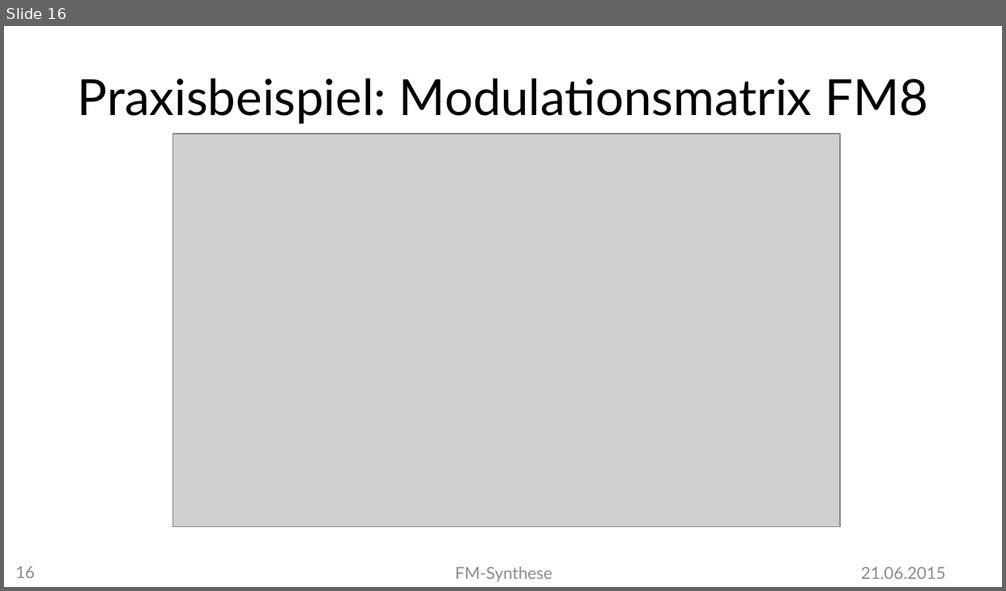
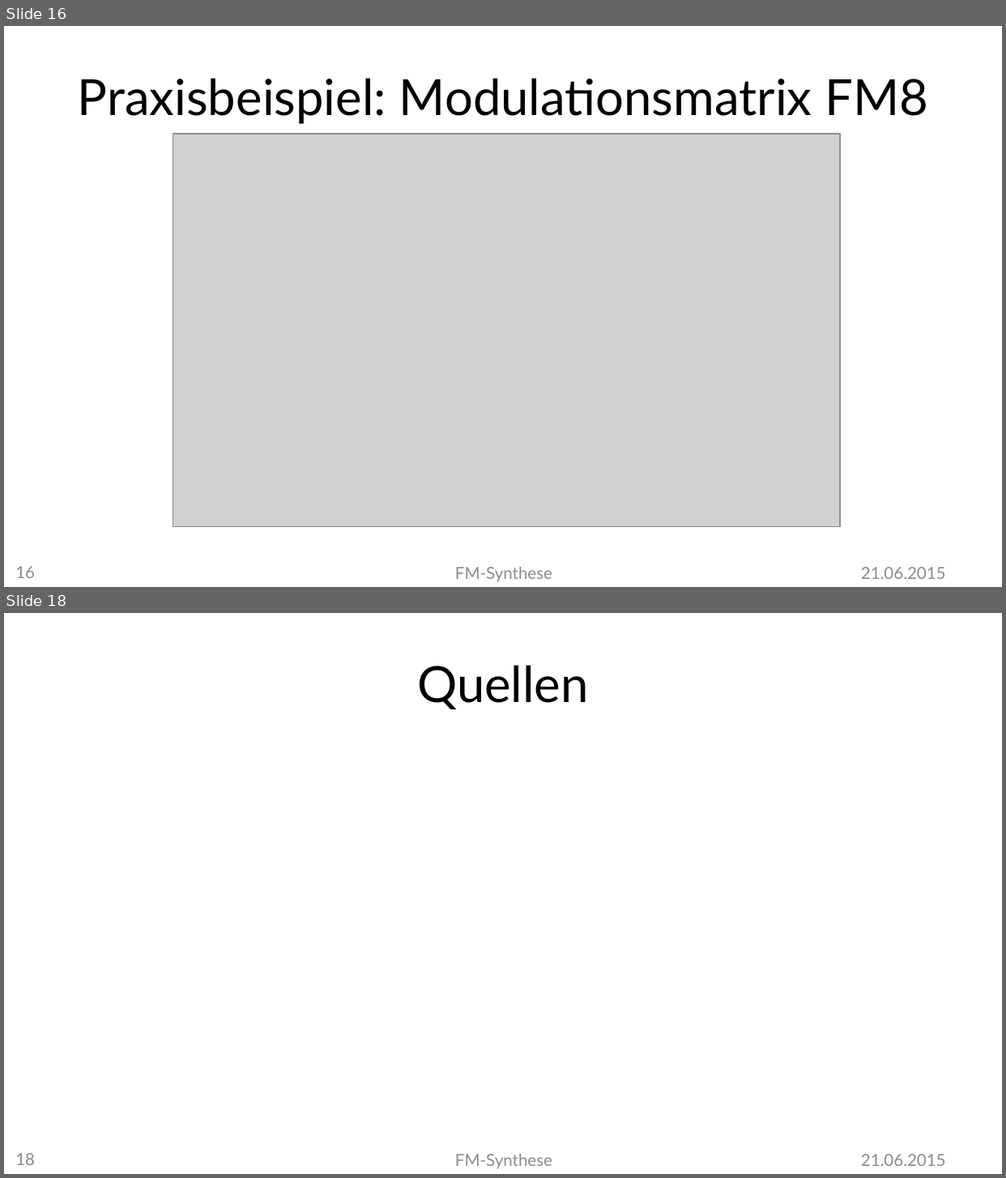
Before and after one commit to MBulli/VSeminar, a slide deck: Praesentation/FMSynthese-Matze.pptx. Shown one above the other, each under a label of ours: slide 16 before the commit, slides 16 and 18 after it; the slides between them are not shown. The pictures are 1006x591 and 1006x1178 pixels, drawn with LibreOffice and Linux fonts; fonts in the diff are those of the drawing; grey boxes stand for pictures; background and template pictures are left out. Boxes give left, top, right and bottom in pixels: in the first picture for what was removed or moved away, otherwise in the second. Text is boxed around its words. In the diff, an @@ line names an element or a change of style, - is before the commit and + after.

```diff
--- a/Praesentation/FMSynthese-Matze.pptx
+++ b/Praesentation/FMSynthese-Matze.pptx
@@ slide 18 added at bbox=[4, 613, 1002, 1174], background #FFFFFF @@
@@ title added at bbox=[417, 665, 589, 709], 36 pt, text #000000 @@
+Quellen
@@ page number added at bbox=[15, 1153, 35, 1165], 12 pt, text #8C8C8C @@
+18
@@ text added at bbox=[455, 1154, 552, 1169], 12 pt, text #8C8C8C @@
+FM-Synthese
@@ text added at bbox=[861, 1154, 946, 1166], 12 pt, text #8C8C8C @@
+21.06.2015
```
Also in this commit, not shown: 2 other slides added.
